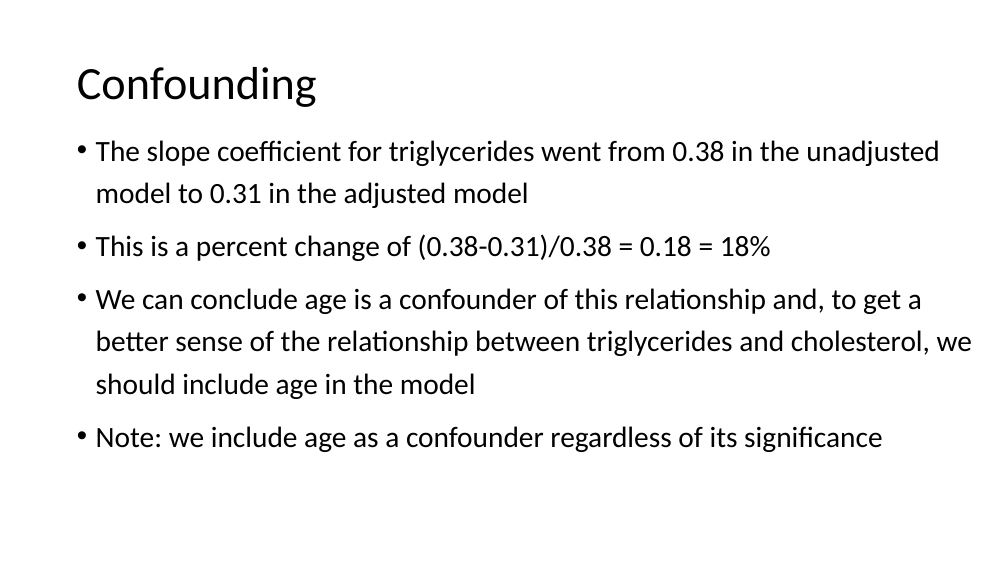
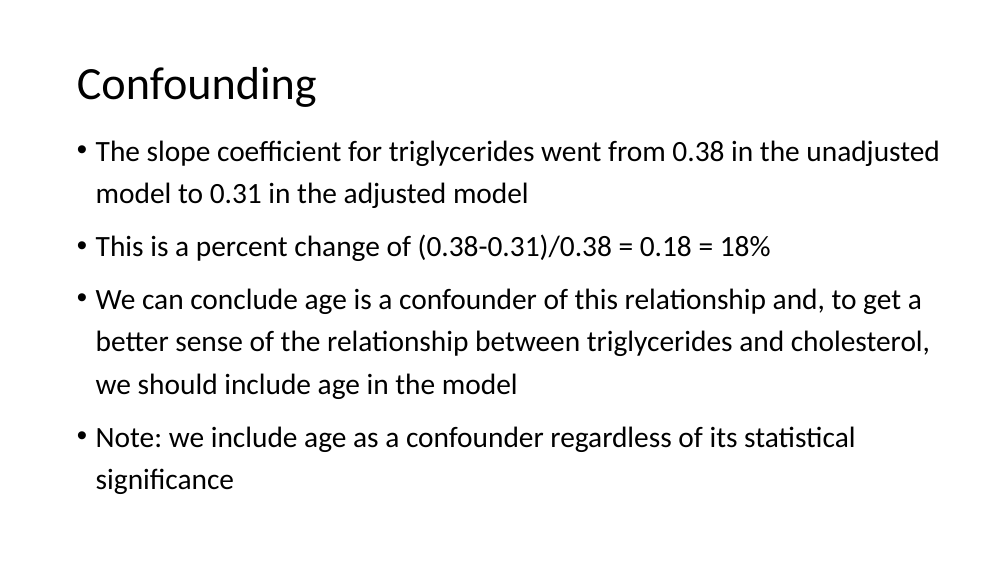
Before and after one commit to USCbiostats/LAsBEST, a slide deck: slide 28 of google-drive/week02/4Thurs/1_Week2_MultipleRegression.pptx. Drawn at 1008x567 pixels with LibreOffice and Linux fonts; fonts in the diff are those of the drawing; background and template pictures are left out. Boxes give left, top, right and bottom in pixels: in the first picture for what was removed or moved away, otherwise in the second. Text is boxed around its words. In the diff, an @@ line names an element or a change of style, - is before the commit and + after.

```diff
--- a/google-drive/week02/4Thurs/1_Week2_MultipleRegression.pptx
+++ b/google-drive/week02/4Thurs/1_Week2_MultipleRegression.pptx
@@ text at (96,426,855,494): text changed @@
-• Note: we include age as a confounder regardless of its significance
+• Note: we include age as a confounder regardless of its statistical significance
```
Also in this commit, not shown: 15 other slides changed, 1 slide added, 1 slide removed, 1 other file.
